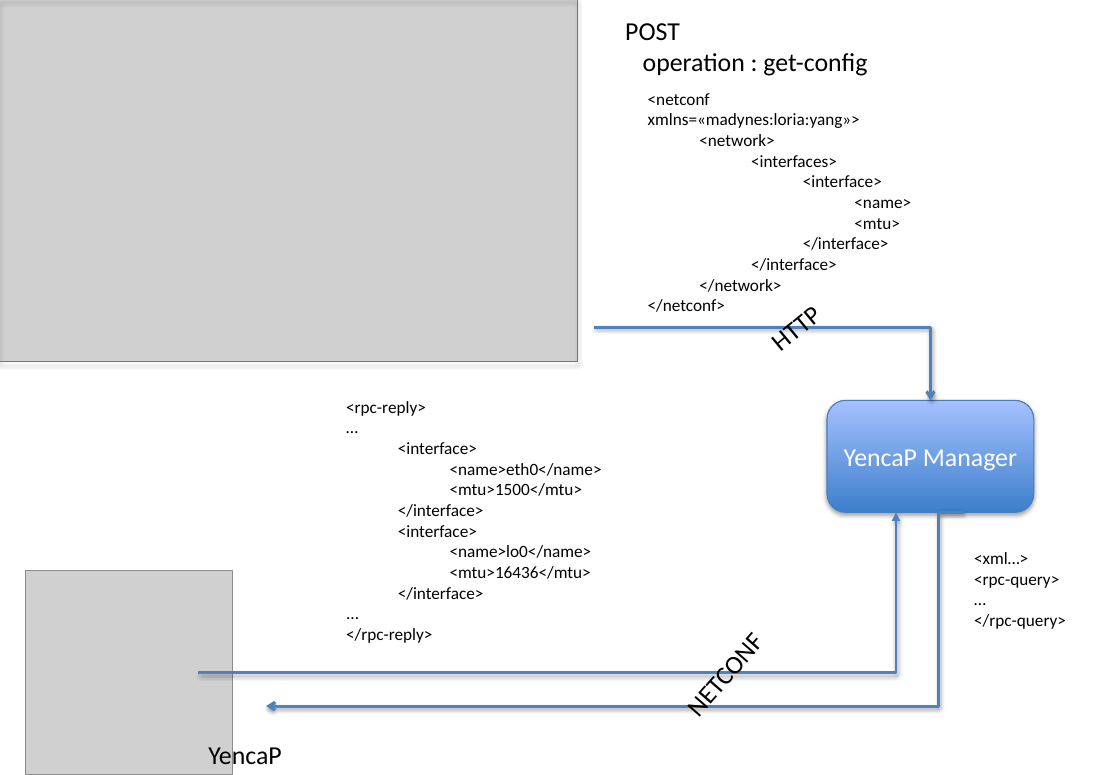
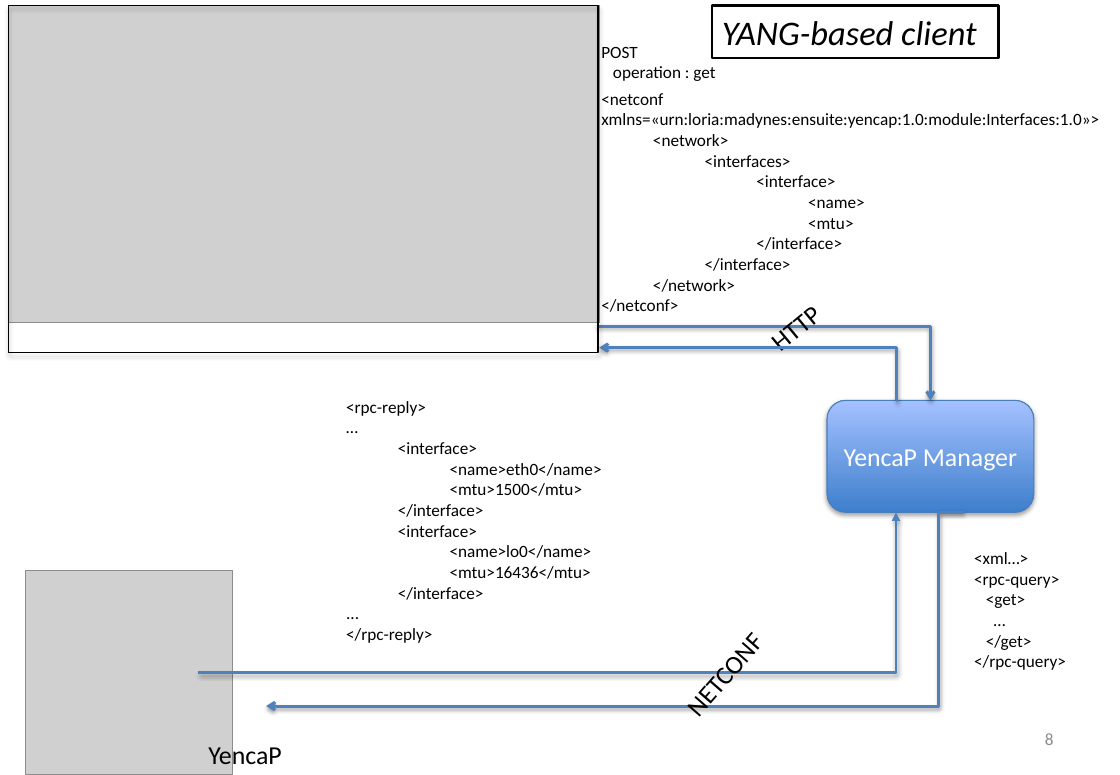
Before and after one commit to AaronNGray/jYang, a slide deck: slide 8 of yang-manager/reports/YangArchi.pptx. Drawn at 1120x775 pixels with LibreOffice and Linux fonts; fonts in the diff are those of the drawing; grey boxes stand for pictures. Boxes give left, top, right and bottom in pixels: in the first picture for what was removed or moved away, otherwise in the second. Text is boxed around its words. In the diff, an @@ line names an element or a change of style, - is before the commit and + after.

```diff
--- a/yang-manager/reports/YangArchi.pptx
+++ b/yang-manager/reports/YangArchi.pptx
@@ picture: place and size @@
-picture at bbox=[0, 0, 577, 362]
+picture at bbox=[8, 5, 600, 323]
@@ rectangle: place and size @@
-rectangle at bbox=[0, 0, 577, 362]
+rectangle at bbox=[8, 5, 599, 353]
@@ rectangle at bbox=[8, 5, 599, 353]: outline #4B7EBC 0.75 pt to #000000 0.75 pt @@
@@ rectangle added at bbox=[712, 5, 998, 57], outline #000000 1.5 pt, 24 pt, text #000000, italic @@
+YANG-based client
@@ text "POST": place and size @@
-text "POST" at bbox=[625, 23, 867, 76]
+text "POST" at bbox=[601, 47, 715, 81]
@@ text at bbox=[601, 47, 637, 58]: size 18 to 12 pt in "POST" @@
@@ text "<netconf": place and size @@
-text "<netconf" at bbox=[648, 93, 911, 312]
+text "<netconf" at bbox=[601, 93, 1099, 312]
@@ text at bbox=[613, 66, 715, 81]: text changed; size 18 to 12 pt @@
-operation : get-config
+operation : get
@@ text at bbox=[601, 113, 1099, 128]: text changed @@
-xmlns=«madynes:loria:yang»>
+xmlns=«urn:loria:madynes:ensuite:yencap:1.0:module:Interfaces:1.0»>
@@ elbow arrow (597, 327) - (931, 401): route changed @@
@@ elbow arrow added from (897, 401) to (600, 347), #4F81BD 2 pt @@
@@ text at bbox=[986, 594, 1025, 608]: paragraph added @@
+<get>
@@ text at bbox=[986, 635, 1032, 650]: paragraph added @@
+</get>
@@ page number added at bbox=[1045, 733, 1054, 745], 12 pt, text #8C8C8C @@
+8
```
Also in this commit, not shown: 15 other slides changed, 3 slides added, 2 slides removed.
